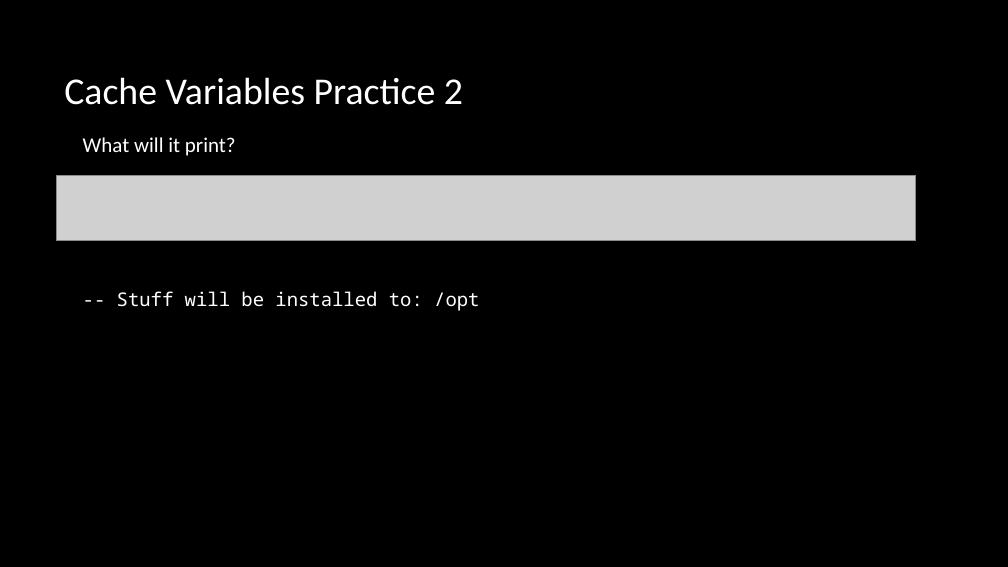
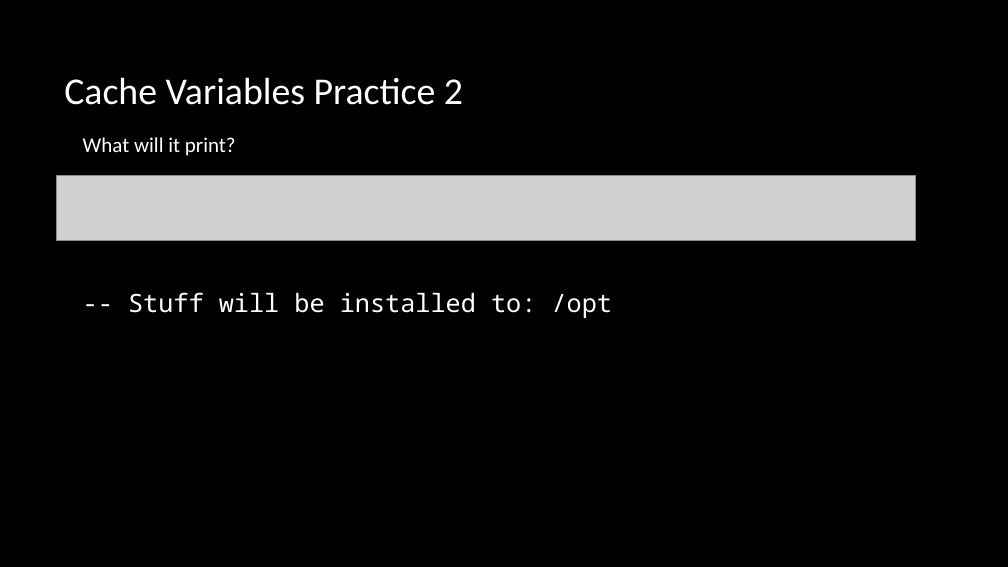
Before and after one commit to multiplemonomials/CMakeTraining, a slide deck: slide 15 of Session 2 - More Advanced CMake.pptx. Drawn at 1008x567 pixels with LibreOffice and Linux fonts; fonts in the diff are those of the drawing; grey boxes stand for pictures; background and template pictures are left out. Boxes give left, top, right and bottom in pixels: in the first picture for what was removed or moved away, otherwise in the second. Text is boxed around its words. In the diff, an @@ line names an element or a change of style, - is before the commit and + after.

```diff
--- a/Session 2 - More Advanced CMake.pptx
+++ b/Session 2 - More Advanced CMake.pptx
@@ text "-- Stuff will be installed ..." at (x1=128, y1=292, x2=613, y2=318): size 18 to 24 pt @@
```
Also in this commit, not shown: 2 other slides changed, 1 other file.
